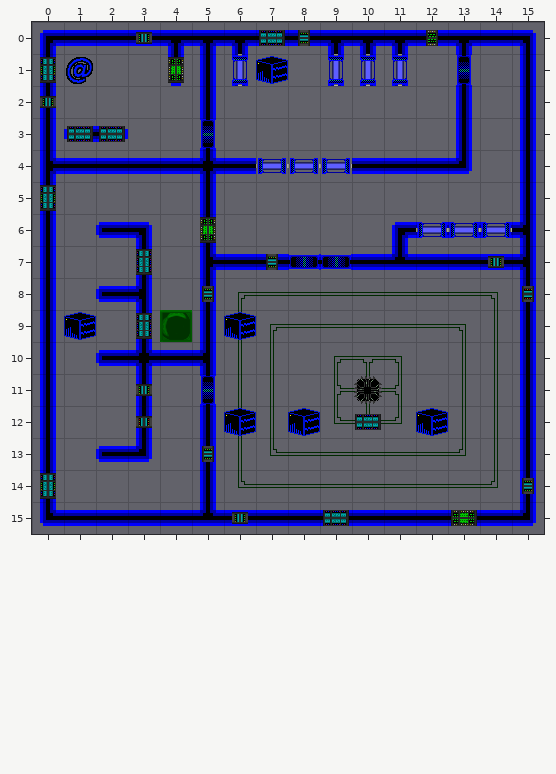
Two versions of a level (Tiled map, data/stories/ascension/level1.tmx). The first picture shows the starting point.
Cells are 32x32 px. Shown: x 0..15, y 0..15.
And afterwards:
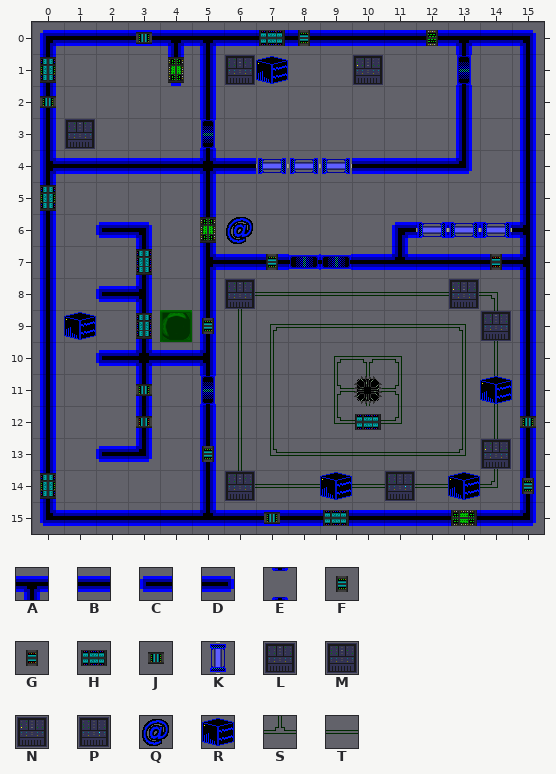
Key: from "alive": A 0, B 1, C 16, D 18, E 39, F 40, G 41, H 42, J 48, K 72, L 84, M 85, N 86, P 87, Q 96, R 104, S 218, T 220.
_ is an empty cell.
Objects are placed by their top-left corner, in cells (3,4 is the top-left corner of cell 3,4); size is 1x1 cell unless given.
Tiles replaced or removed in this view: A, C, D, E, S.
Commit: level 1 got servers
From old to new:
Changed rows in their new state; . is an unchanged cell.
Layer "walls":
first column x 1:
 0 .....B..BBB
 1 ....._..___
 3 __.........
first column x 10:
12 T
Layer "objects":
added: M at 6,1
added: N at 10,1
added: L at 1,3
changed: Q "player" at 1,1 -> Q "player" at 6,6
changed: G "faulty term" at 15,8 -> G "faulty term" at 14,7
added: N at 13,8
added: L at 6,8
changed: F at 5,8 -> F at 5,9
added: L at 14,9
changed: R "busy AI" at 12,12 -> R "busy AI" at 14,11
changed: J at 14,7 -> J at 15,12
added: N at 14,13
changed: R "busy AI" at 8,12 -> R "busy AI" at 13,14
changed: R "busy AI" at 6,12 -> R "busy AI" at 9,14
added: P at 11,14
added: M at 6,14
changed: J at 6,15 -> J at 7,15
removed: K at 6,1
removed: K at 10,1
removed: K at 11,1
removed: K at 9,1
removed: H at 1,3
removed: H at 2,3
removed: R "busy AI" at 6,9
